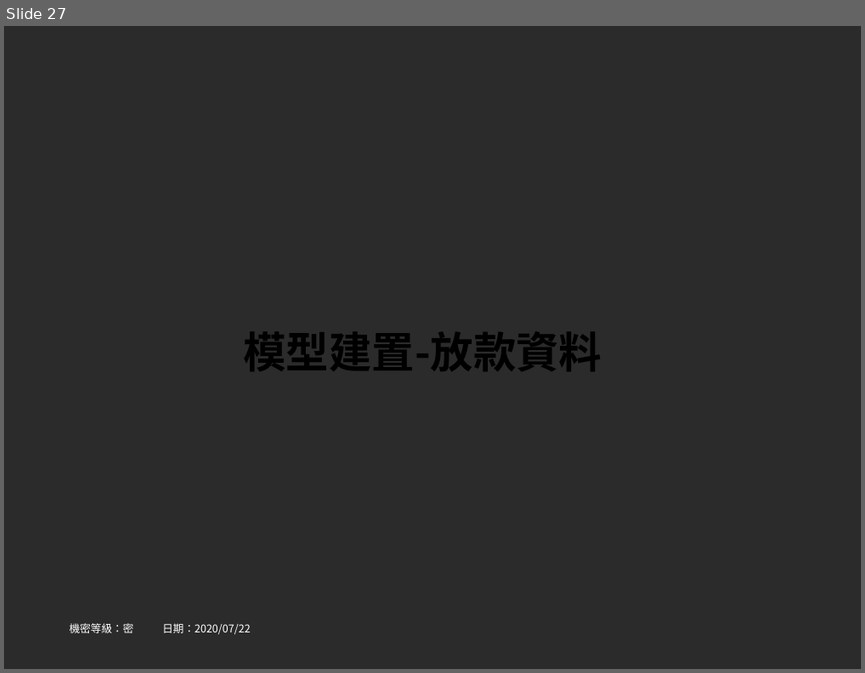
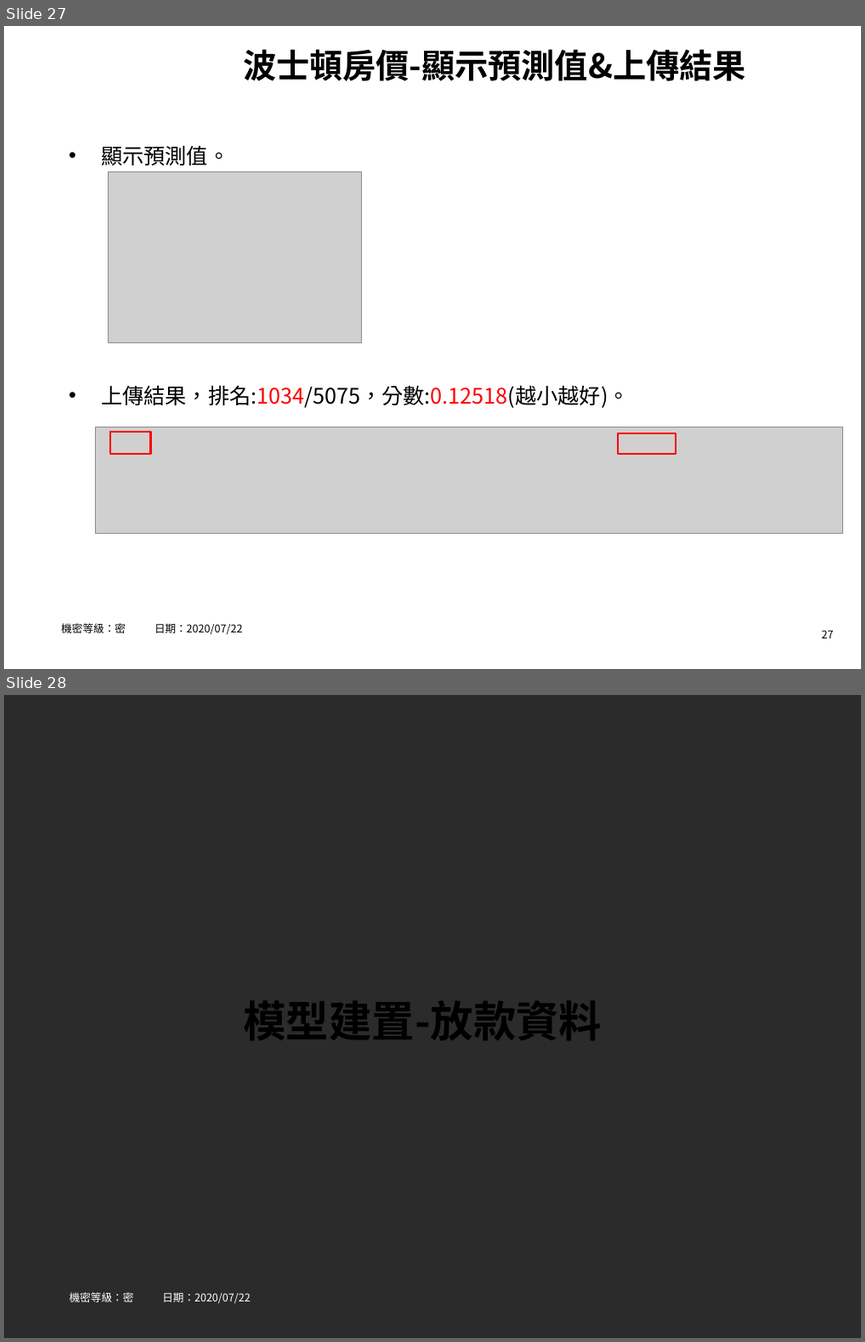
Before and after one commit to hrne/FINAL_REPORT, a slide deck: AI_Report/AI應用-不動產價格預測.pptx. Shown one above the other, each under a label of ours: slide 27 before the commit, slides 27 and 28 after it. The pictures are 865x673 and 865x1342 pixels, drawn with LibreOffice and Linux fonts; fonts in the diff are those of the drawing; grey boxes stand for pictures; background and template pictures are left out; a plain dark background stands for a picture behind light text. Boxes give left, top, right and bottom in pixels: in the first picture for what was removed or moved away, otherwise in the second. Text is boxed around its words. In the diff, an @@ line names an element or a change of style, - is before the commit and + after.

```diff
--- a/AI_Report/AI應用-不動產價格預測.pptx
+++ b/AI_Report/AI應用-不動產價格預測.pptx
@@ slide 27 added at (4,26,861,669), background picture (left out) @@
@@ title added at (243,49,746,81), 28 pt, text #000000, bold @@
+波士頓房價-顯示預測值&上傳結果
@@ text added at (101,146,630,408), 18 pt, text #000000 @@
+• 顯示預測值。
+• 上傳結果，排名:1034/5075，分數:0.12518(越小越好)。
@@ picture added at (109,171,361,342) @@
@@ picture added at (95,427,842,534) @@
@@ rectangle added at (110,431,150,454), outline #FF0000 1.5 pt @@
@@ rectangle added at (618,433,675,454), outline #FF0000 1.5 pt @@
@@ text added at (61,623,243,634), 9 pt, text #000000 @@
+機密等級：密 日期：2020/07/22
@@ page number added at (822,630,834,638), 9 pt, text #000000 @@
+27
@@ what was slide 27 is now slide 28 @@
```
Also in this commit, not shown: 6 slides changed.
